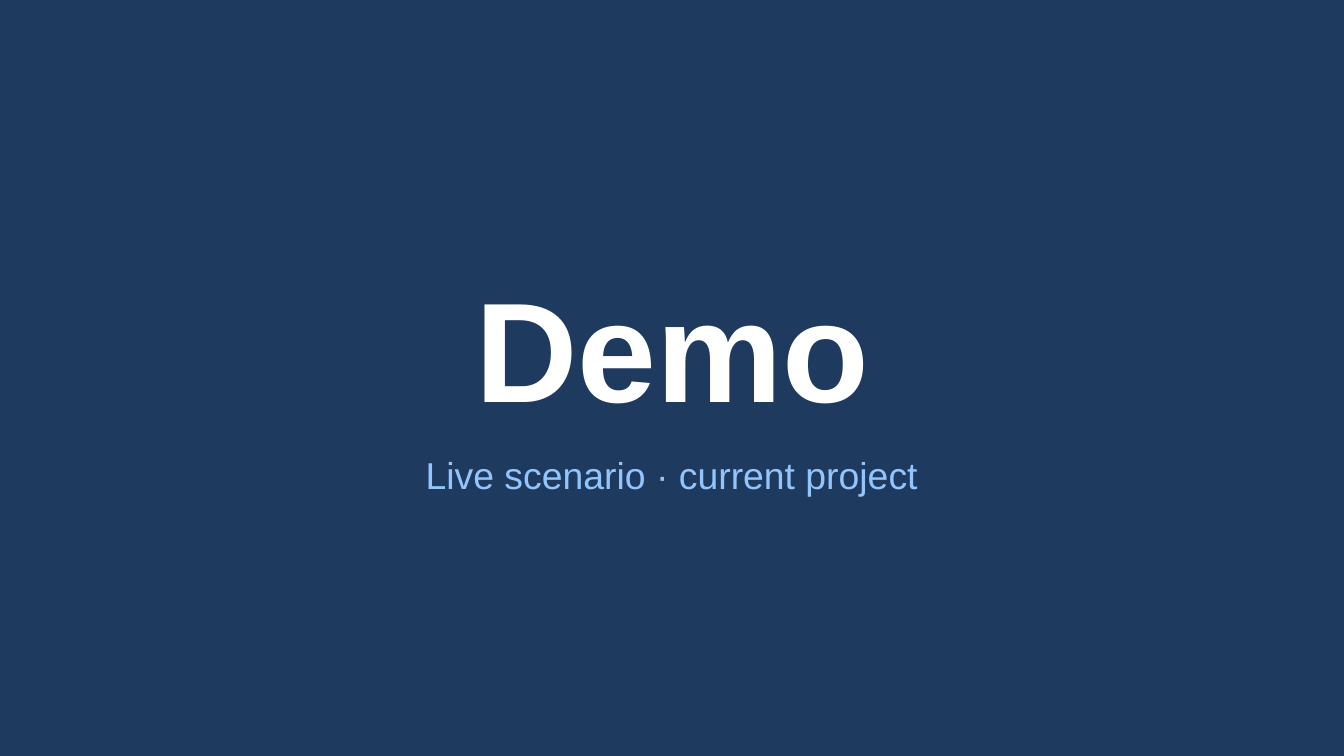
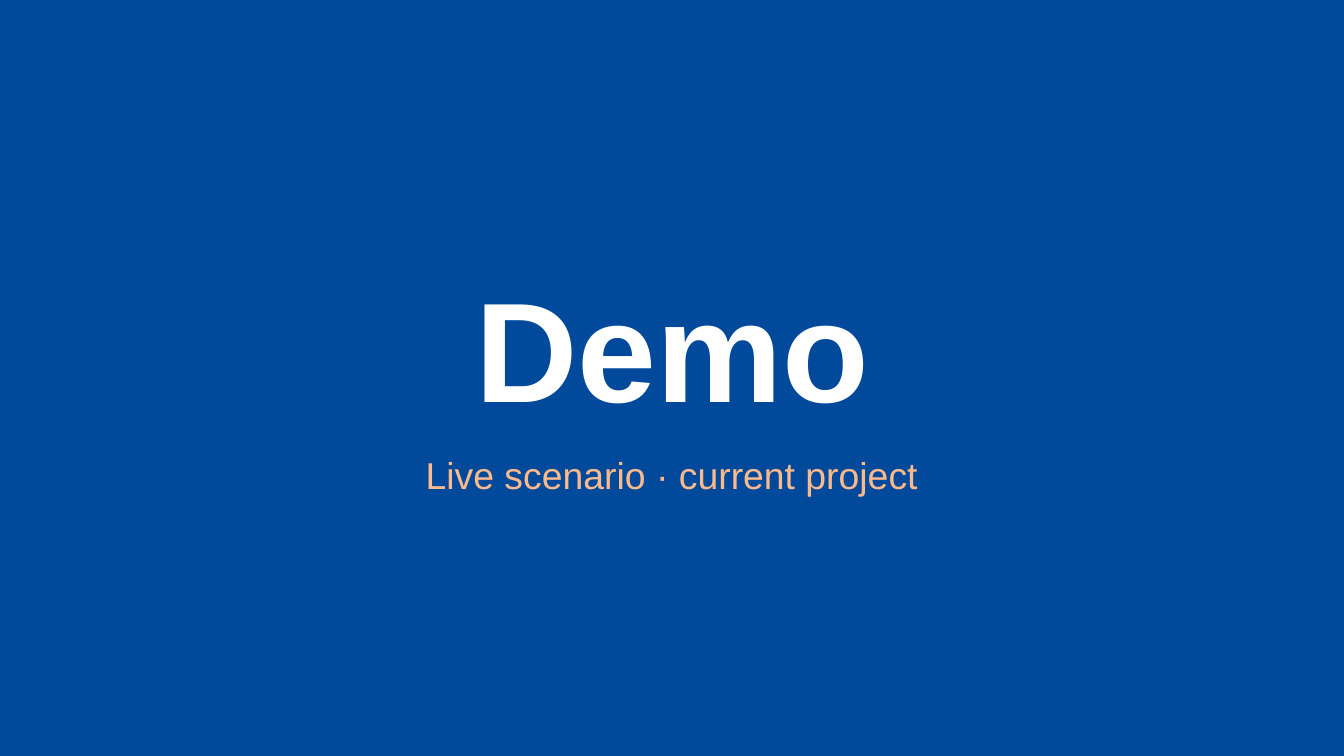
Before and after one commit to Servant-Software-LLC/Guardrails, a slide deck: slide 11 of docs/presentations/guardrails-lunch-and-learn-2026-06-15.pptx. Drawn at 1344x756 pixels with LibreOffice and Linux fonts; fonts in the diff are those of the drawing. Boxes give left, top, right and bottom in pixels: in the first picture for what was removed or moved away, otherwise in the second. Text is boxed around its words. In the diff, an @@ line names an element or a change of style, - is before the commit and + after.

```diff
--- a/docs/presentations/guardrails-lunch-and-learn-2026-06-15.pptx
+++ b/docs/presentations/guardrails-lunch-and-learn-2026-06-15.pptx
@@ background #1F3A5F to #01499B @@
@@ text "Live scenario · current project" at box(426, 462, 917, 497): text colour #93C5FD to #FBB98C @@
```
Also in this commit, not shown: 12 other slides changed.
